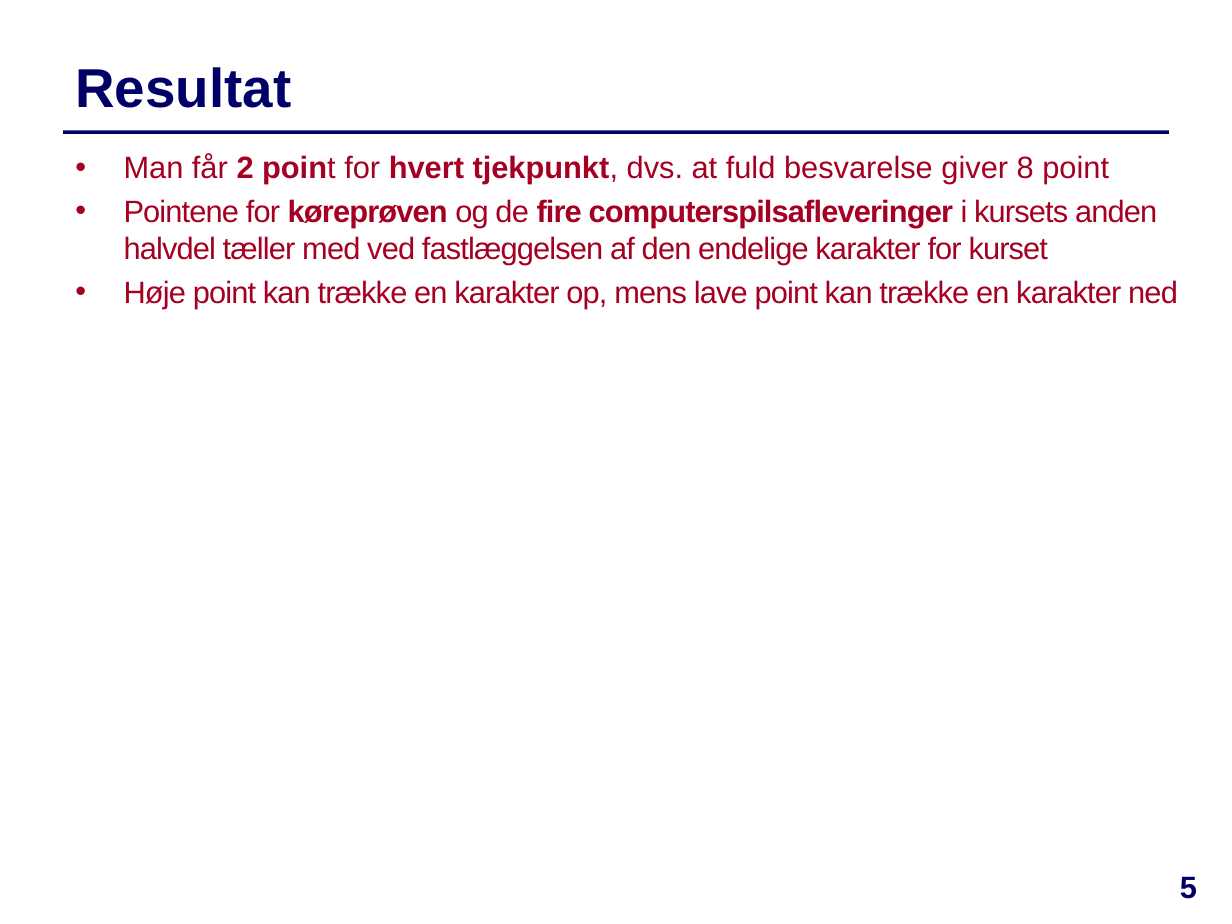
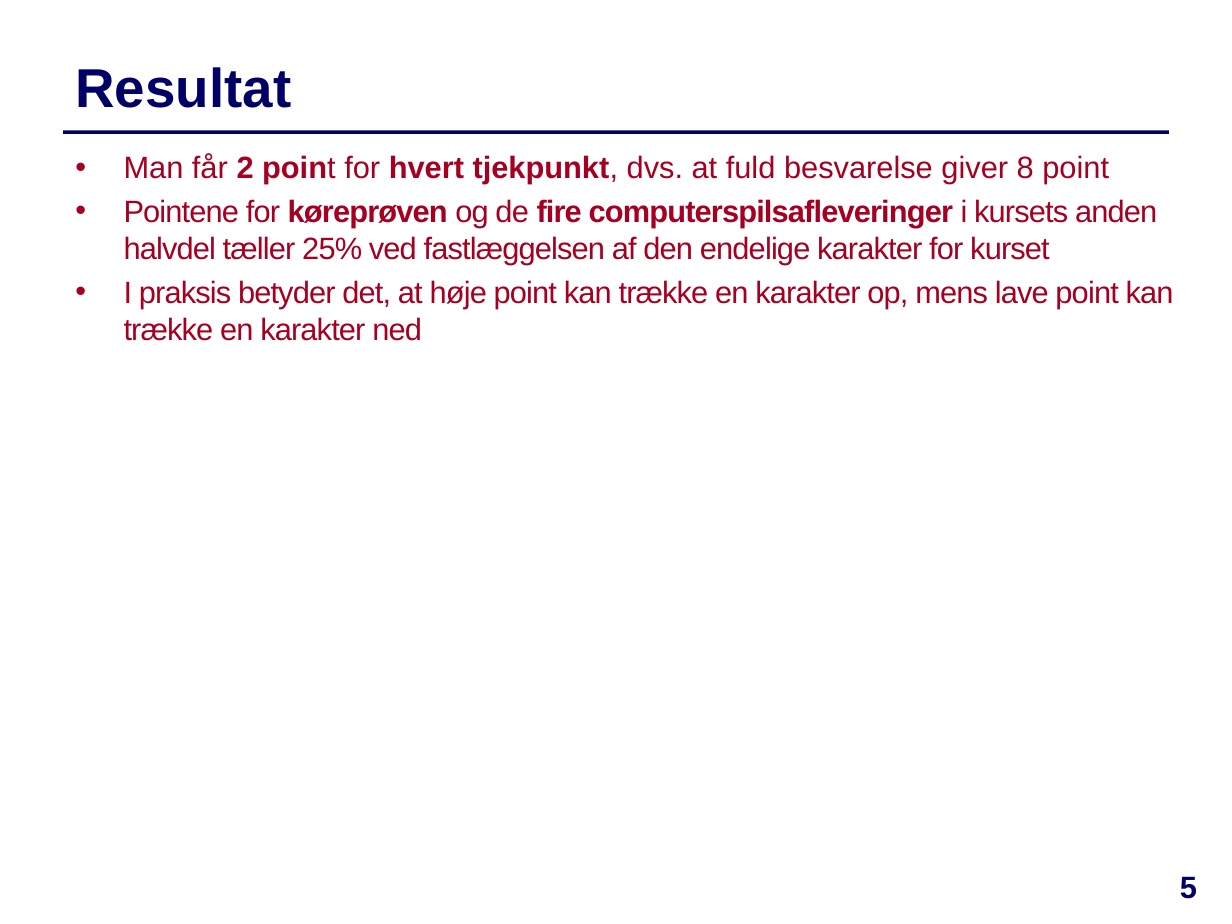
Before and after one commit to IntProgAU/Materiale, a slide deck: slide 5 of web/g25/status/Køreprøven.pptx. Drawn at 1232x924 pixels with LibreOffice and Linux fonts; fonts in the diff are those of the drawing. Boxes give left, top, right and bottom in pixels: in the first picture for what was removed or moved away, otherwise in the second. Text is boxed around its words. In the diff, an @@ line names an element or a change of style, - is before the commit and + after.

```diff
--- a/web/g25/status/Køreprøven.pptx
+++ b/web/g25/status/Køreprøven.pptx
@@ text at [124, 199, 1174, 341]: text changed @@
-  • Pointene for køreprøven og de fire computerspilsafleveringer i kursets anden halvdel tæller med ved fastlæggelsen af den endelige karakter for kurset
-  • Høje point kan trække en karakter op, mens lave point kan trække en karakter ned
+  • Pointene for køreprøven og de fire computerspilsafleveringer i kursets anden halvdel tæller 25% ved fastlæggelsen af den endelige karakter for kurset
+  • I praksis betyder det, at høje point kan trække en karakter op, mens lave point kan trække en karakter ned
```
Also in this commit, not shown: 1 other slide changed.
